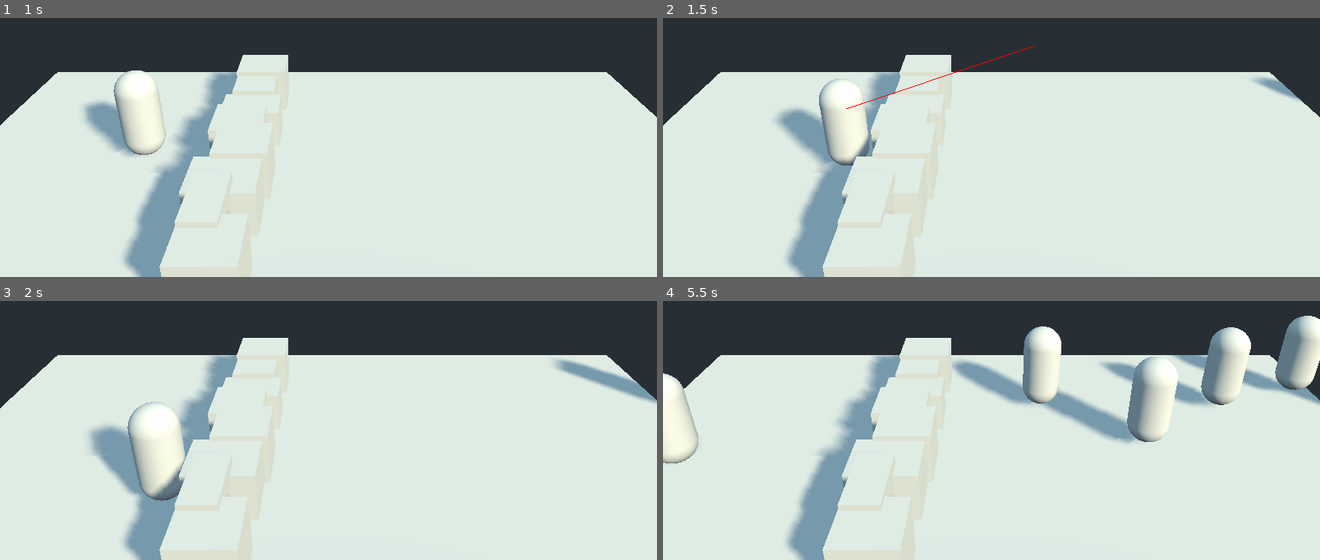
Above: before the commit, frames 1-4 (two rows, left to right).
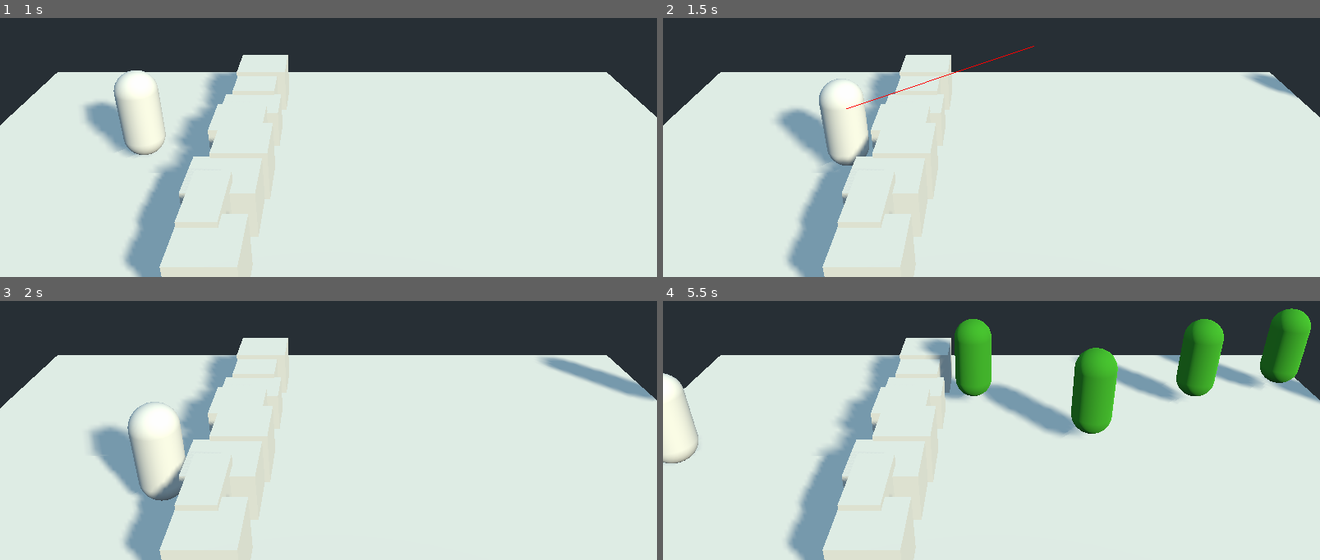
Above: after the commit, the same moments.

Repository: BFrizzleFoShizzle/UntitledZombieGame
Game: Godot game, scene res://World.tscn
Two runs of this game, one before a commit and one after it. Both use one fixed random seed, a clock stepped at 60 frames per second and the inputs below.
Inputs (mouse positions are in pixels of both pictures, inside the frame that each line leads up to):
- Up to frame 1 (1 s): tap Enter at 0.5 s; move the mouse to (473, 67) at 0.52 s; hold Right (ui_right) from 0.53 s (still down); click (473, 67) at 0.67 s
- Up to frame 2 (1.5 s): move the mouse to (860, 103) at 1.27 s; release Right (ui_right) at 1.28 s; hold Down (ui_down) from 1.28 s (still down); click (860, 103) at 1.42 s
- Up to frame 3 (2 s): keep holding Down (ui_down)
- Up to frame 4 (5.5 s): move the mouse to (outside the picture) at 2.02 s; release Down (ui_down) at 2.03 s; hold Right (ui_right) 2.03-2.78 s; click (outside the picture) at 2.17 s; move the mouse to (958, 446) at 2.77 s; hold Up (ui_up) 2.78-3.53 s; click (958, 446) at 2.92 s; move the mouse to (1188, 425) at 3.52 s; hold Left (ui_left) 3.53-5.03 s; click (1188, 425) at 3.67 s; move the mouse to (794, 311) at 4.27 s; click (794, 311) at 4.42 s; move the mouse to (1024, 368) at 5.02 s; hold Down (ui_down) from 5.03 s (still down); click (1024, 368) at 5.17 s

Frame 1 is identical in both runs. In frame 2, 0.2% of the frame differs, in the area x 88-98%, y 21-33%; in frame 3, 0.2%; in frame 4, 14%, in the area x 39-100%, y 2-56%.

Commit message:
Added music loop + gun sound effect

Diff:
--- a/Enemy.gd
+++ b/Enemy.gd
@@ -1,20 +1,27 @@
-extends KinematicBody
+extends RigidBody
 
 
 # Declare member variables here. Examples:
 # var a = 2
 # var b = "text"
-const speed = 2.0
+const maxSpeed = 2.0
+const accel = 2000.0
 var health = 100.0
 
 # Called when the node enters the scene tree for the first time.
 func _ready():
 	pass # Replace with function body.
 
+# used to set max velocity
+func _integrate_forces(state):
+	if(state.linear_velocity.length() > maxSpeed):
+		state.linear_velocity /= (state.linear_velocity.length() / maxSpeed)
+	pass
 
 # Called every frame. 'delta' is the elapsed time since the previous frame.
 func _process(delta):
-	move_and_collide(Vector3(-speed * delta, 0.0, 0.0 ))
+	#move_and_collide(Vector3(-speed * delta, 0.0, 0.0 ))
+	add_force(Vector3(-1.0, 0.0, 0.0) * delta * accel, Vector3(0,0,0))
 	pass
 
 func take_damage(damage):
--- a/Enemy.tscn
+++ b/Enemy.tscn
@@ -1,21 +1,32 @@
-[gd_scene load_steps=4 format=2]
+[gd_scene load_steps=6 format=2]
 
 [ext_resource path="res://Enemy.gd" type="Script" id=1]
 
 [sub_resource type="CapsuleMesh" id=1]
 radius = 0.4
 
+[sub_resource type="Skin" id=3]
+
+[sub_resource type="SpatialMaterial" id=4]
+albedo_color = Color( 0.247059, 0.701961, 0.160784, 1 )
+
 [sub_resource type="CapsuleShape" id=2]
 radius = 0.4
 
-[node name="Enemy" type="KinematicBody"]
+[node name="Enemy" type="RigidBody"]
 transform = Transform( 1, 0, 0, 0, 1, 0, 0, 0, 1, 3.03385, 0, 0 )
+axis_lock_linear_y = true
+axis_lock_angular_x = true
+axis_lock_angular_y = true
+axis_lock_angular_z = true
+linear_damp = 5.0
 script = ExtResource( 1 )
 
 [node name="MeshInstance" type="MeshInstance" parent="."]
-transform = Transform( 1, 0, 0, 0, -4.37114e-08, 1, 0, -1, -4.37114e-08, 0, 1, 0 )
+transform = Transform( 1, 0, 0, 0, -4.37114e-08, 1, 0, -1, -4.37114e-08, 0.0810184, 1.12913, -0.108744 )
 mesh = SubResource( 1 )
-material/0 = null
+skin = SubResource( 3 )
+material/0 = SubResource( 4 )
 
 [node name="CollisionShape2" type="CollisionShape" parent="."]
 transform = Transform( 1, 0, 0, 0, -4.37114e-08, 1, 0, -1, -4.37114e-08, 0, 1, 0 )
--- /dev/null
+++ b/MusicLoop.gd
@@ -0,0 +1,22 @@
+extends AudioStreamPlayer
+
+
+# Declare member variables here. Examples:
+# var a = 2
+# var b = "text"
+
+
+# Called when the node enters the scene tree for the first time.
+func _ready():
+	#print(stream.loop_begin)
+	# HACK value from import settings overrides the value in our scene, so we
+	# change it back here
+	stream.loop_begin = 381405
+	stream.loop_end = 1144216
+	play(20.0)
+	pass # Replace with function body.
+
+
+# Called every frame. 'delta' is the elapsed time since the previous frame.
+#func _process(delta):
+#	pass
--- a/Player.gd
+++ b/Player.gd
@@ -7,9 +7,10 @@
 const accel = 2000.0
 const maxSpeed = 3.0
 var damage = 25.0
+const attackKnockback = 200.0
 
 const Enemy = preload("res://Enemy.gd")
-
+const GunSound = preload("res://PlayerGunSound.tscn")
 
 # Called when the node enters the scene tree for the first time.
 func _ready():
@@ -28,9 +29,15 @@
 		Input.get_action_strength("ui_down") - Input.get_action_strength("ui_up")
 	)
 
+func play_gunshot():
+	var gunSound = GunSound.instance()
+	add_child(gunSound)
+
 func _input(event):
 	if event is InputEventMouseButton:
 		if event.button_index  == 1 && event.pressed == true:
+			play_gunshot()
+
 			var rayOrigin = global_transform.origin + Vector3(0.0, 0.2, 0.0)
 
 			var camera = get_viewport().get_camera()
@@ -50,6 +57,9 @@
 					if result.collider is Enemy:
 						#print("Enemy hit!")
 						result.collider.take_damage(damage)
+						# knockback
+						#result.collider.add_force(Vector3(1.0, 0.0, 0.0) * attackKnockback, Vector3(0.0, 0.0, 0.0))
+						result.collider.add_force(rayDir.normalized() * attackKnockback, Vector3(0.0, 0.0, 0.0))
 				else:
 					# Miss
 					get_node("/root/World/RayDraw").queue_ray(rayOrigin, rayEnd)
--- /dev/null
+++ b/PlayerGunSound.tscn
@@ -0,0 +1,8 @@
+[gd_scene load_steps=2 format=2]
+
+[ext_resource path="res://shot1.wav" type="AudioStream" id=1]
+
+[node name="PlayerGunSound" type="AudioStreamPlayer"]
+stream = ExtResource( 1 )
+volume_db = -10.0
+autoplay = true
--- a/World.tscn
+++ b/World.tscn
@@ -1,29 +1,31 @@
-[gd_scene load_steps=15 format=2]
+[gd_scene load_steps=17 format=2]
 
 [ext_resource path="res://Player.gd" type="Script" id=1]
 [ext_resource path="res://RayDraw.gd" type="Script" id=2]
 [ext_resource path="res://World.gd" type="Script" id=3]
-
-[sub_resource type="PhysicsMaterial" id=7]
-
-[sub_resource type="CapsuleShape" id=4]
+[ext_resource path="res://main-2.wav" type="AudioStream" id=4]
+[ext_resource path="res://MusicLoop.gd" type="Script" id=5]
+
+[sub_resource type="PhysicsMaterial" id=1]
+
+[sub_resource type="CapsuleShape" id=2]
 radius = 0.4
 
-[sub_resource type="CapsuleMesh" id=1]
+[sub_resource type="CapsuleMesh" id=3]
 radius = 0.4
 
-[sub_resource type="CubeMesh" id=3]
+[sub_resource type="CubeMesh" id=4]
 
 [sub_resource type="BoxShape" id=5]
 
+[sub_resource type="BoxShape" id=6]
+
+[sub_resource type="QuadMesh" id=7]
+
+[sub_resource type="BoxShape" id=8]
+extents = Vector3( 0.5, 0.5, 0.5 )
+
 [sub_resource type="BoxShape" id=9]
-
-[sub_resource type="QuadMesh" id=2]
-
-[sub_resource type="BoxShape" id=6]
-extents = Vector3( 0.5, 0.5, 0.5 )
-
-[sub_resource type="BoxShape" id=8]
 
 [sub_resource type="BoxShape" id=10]
 extents = Vector3( 15, 0.2, 15 )
@@ -229,3 +231,8 @@
 visible = false
 mesh = SubResource( 11 )
 material/0 = null
+
+[node name="MusicLoop" type="AudioStreamPlayer" parent="."]
+stream = ExtResource( 4 )
+autoplay = true
+script = ExtResource( 5 )
Not shown: 11 places in World.tscn that only renumber resources
Not shown, added: credits.txt
Not shown, added: main-2.wav.import
Not shown, added: shot1.wav.import
Not shown, added: main-2.wav
Not shown, added: shot1.wav
